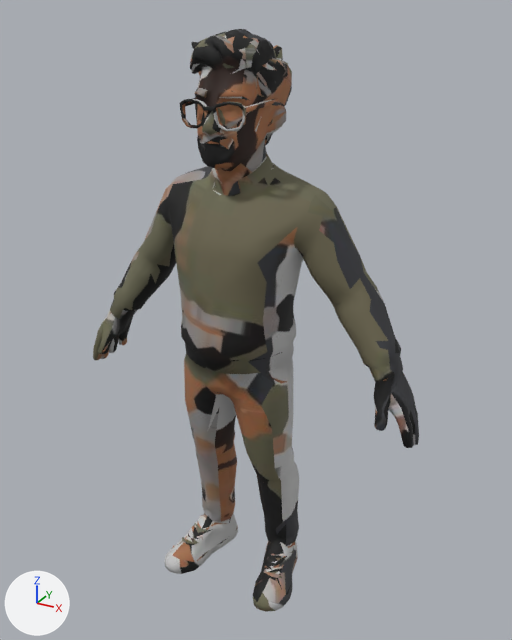
A saved change to the glTF model public/models/people/green-sweater-man.glb.
One viewpoint serves both versions: a camera (50 mm lens) standing at (0.97, -1.652, 1.748) and looking at (0.037, 0.045, 0.899). Every picture has the same lights, and +X, +Y and +Z are marked at lower left. The picture after the commit comes second. Where no turn or scale is listed for an object, it has been applied to the vertices. Vertices at exactly the same position are counted once.

The first picture shows 'char1.001'.
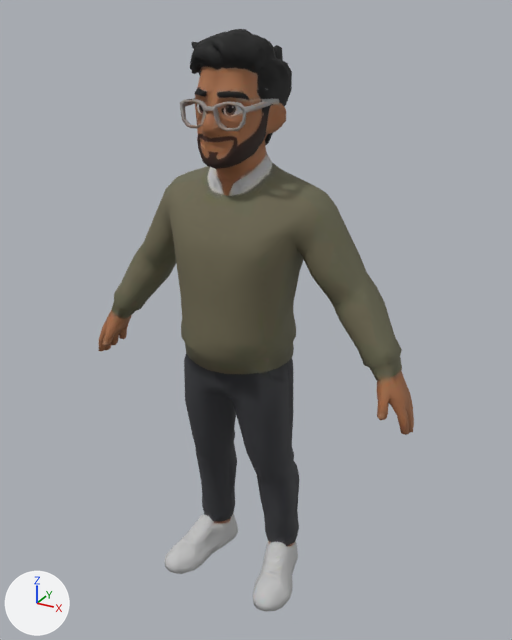
Pixel boxes [x1, y1, x2, y2] of what changed, in the pictures (512 x 640 px; the box of a moved part takes in the faces that stretch with it):
'char1.001', reshaped: before [93, 29, 419, 612]; after [99, 29, 414, 612]
part 1 of me_char1_001, moved or reshaped: before [180, 35, 419, 448]; after [192, 33, 414, 435]
part 2 of me_char1_001, moved or reshaped: before [93, 206, 167, 360]; after [99, 206, 167, 351]
part 3 of me_char1_001, reshaped: [182, 484, 298, 574] in both
part 4 of me_char1_001, moved or reshaped: [266, 429, 289, 481] in both
part 5 of me_char1_001, surface changed: [112, 29, 409, 612] in both

The change, as a list of edits to the scene's bpy script:
```text
Change me_char1_001:
    used by ob_char1_001; location = (0.0, 0.0, 0.0)
    remove me_char1_001.from_pydata(...)  # 2261 vertices, 4500 faces; spans x -0.56..0.56, y -0.17..0.17, z 0.0..1.7
    add me_char1_001.from_pydata(...)  # 2261 vertices, 4500 faces; spans x -0.54..0.54, y -0.17..0.17, z 0.0..1.7
    me_char1_001 part 1: 39 vertices moved from x -0.1..0.55, y -0.13..0.14, z 0.64..1.65 to x -0.1..0.54, y -0.13..0.14, z 0.67..1.65; 114 vertices removed from x -0.01..0.56, y -0.09..0.12, z 0.64..1.69; 109 vertices added at x -0.08..0.54, y -0.12..0.14, z 0.68..1.69
    me_char1_001 part 2: 22 vertices moved from x -0.56..-0.42, y 0.0..0.1, z 0.64..0.9 to x -0.54..-0.42, y -0.02..0.09, z 0.68..0.9; 108 vertices removed from x -0.56..0.0, y -0.08..0.12, z 0.55..1.15; 105 vertices added at x -0.54..0.0, y -0.06..0.13, z 0.49..1.16
    me_char1_001 part 3: 2 vertices moved within x -0.12..0.18, y 0.06..0.12, z 0.11; 4 vertices removed from x -0.22..-0.11, y -0.12..0.03, z 0.0..0.19; 11 vertices added at x -0.22..0.18, y -0.12..0.13, z 0.0..0.21
    me_char1_001 part 4: 1 vertex removed from x 0.15, y -0.04, z 0.45; 2 vertices added at x 0.14..0.16, y -0.04..-0.03, z 0.45..0.48
    me_char1_001 part 5: 3669 kept faces spanning x -0.53..0.54, y -0.17..0.17, z 0.0..1.7 get new texture (UV) coordinates
```
